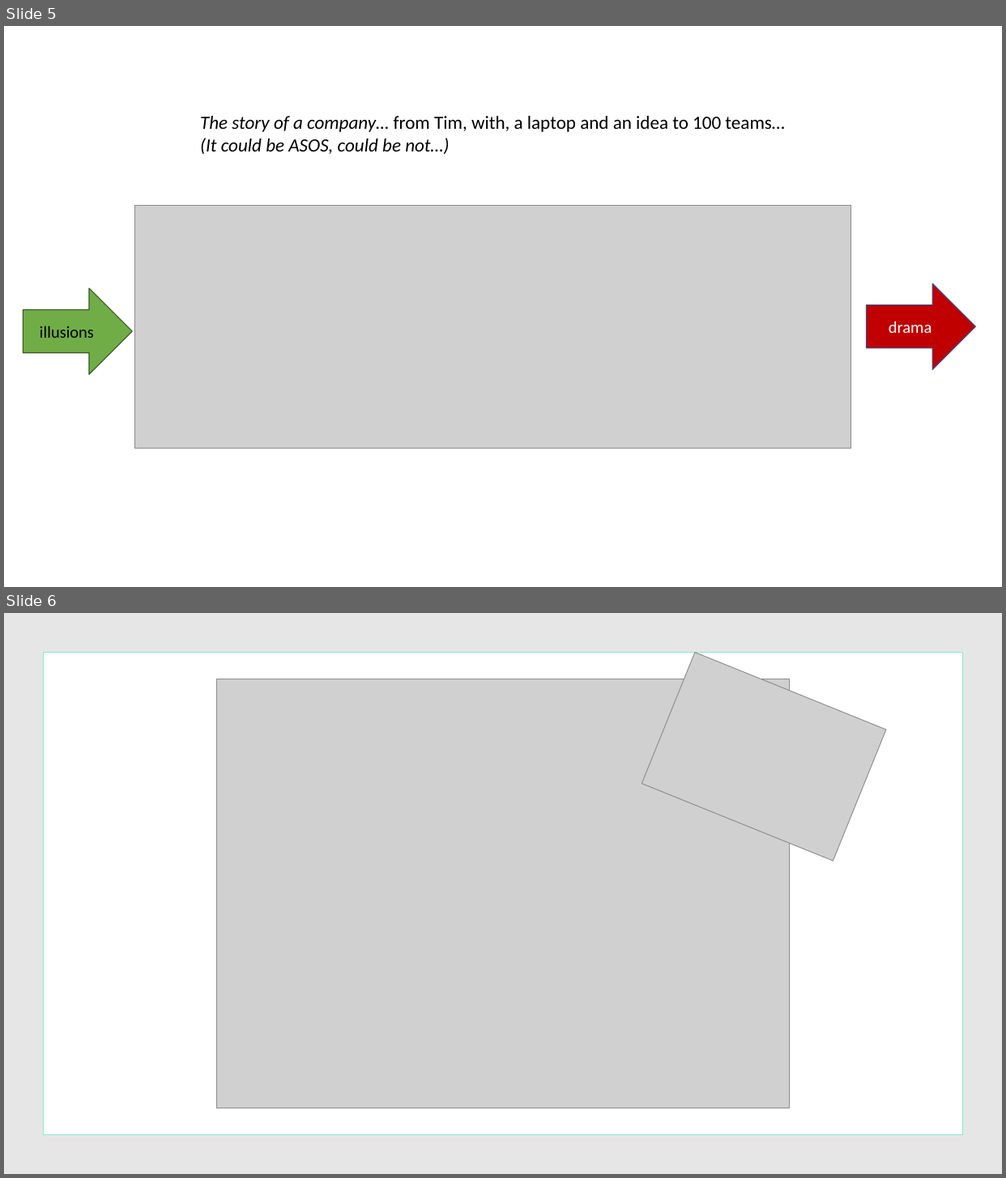
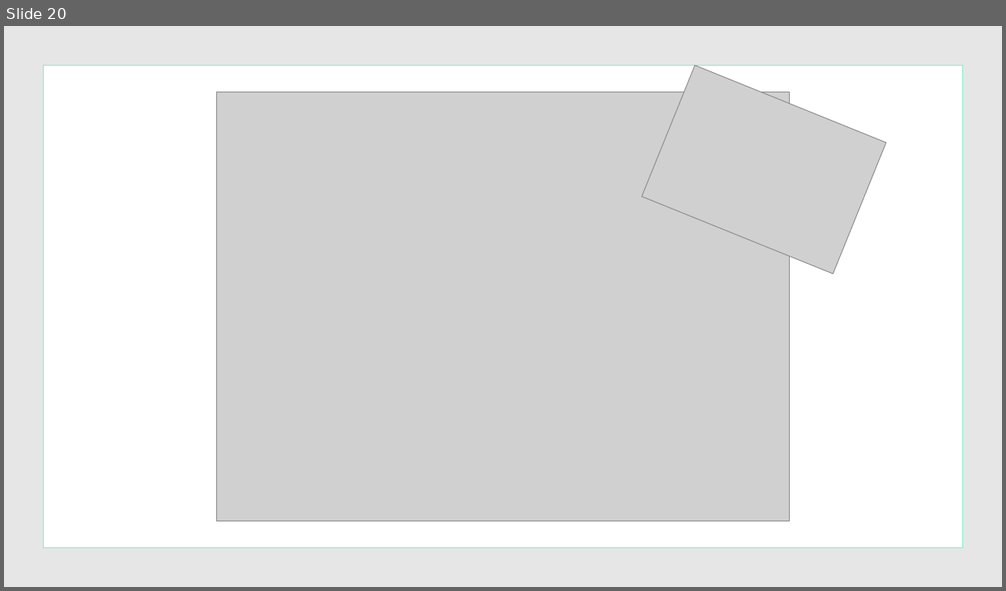
Before and after one commit to milodotnet/bootcamp, a slide deck: Bootcamp-ContinuousDelivery.pptx. Shown one above the other, each under a label of ours: slides 5 and 6 before the commit, slide 20 after it. The pictures are 1006x1178 and 1006x591 pixels, drawn with LibreOffice and Linux fonts; fonts in the diff are those of the drawing; grey boxes stand for pictures. Boxes give left, top, right and bottom in pixels: in the first picture for what was removed or moved away, otherwise in the second. Text is boxed around its words. In the diff, an @@ line names an element or a change of style, - is before the commit and + after.

Commit message:
Story

```diff
--- a/Bootcamp-ContinuousDelivery.pptx
+++ b/Bootcamp-ContinuousDelivery.pptx
@@ slide 5 removed at bbox=[4, 26, 1002, 587], background #FFFFFF @@
@@ text removed at bbox=[200, 116, 784, 154] @@
-The story of a company… from Tim, with, a laptop and an idea to 100 teams…
-(It could be ASOS, could be not…)
@@ picture removed at bbox=[134, 205, 850, 448] @@
@@ right arrow removed at bbox=[23, 288, 132, 375] @@
-illusions
@@ right arrow removed at bbox=[867, 284, 976, 369] @@
-drama
@@ what was slide 6 is now slide 20 @@
```
Also in this commit, not shown: 1 slide changed, 15 slides added.
